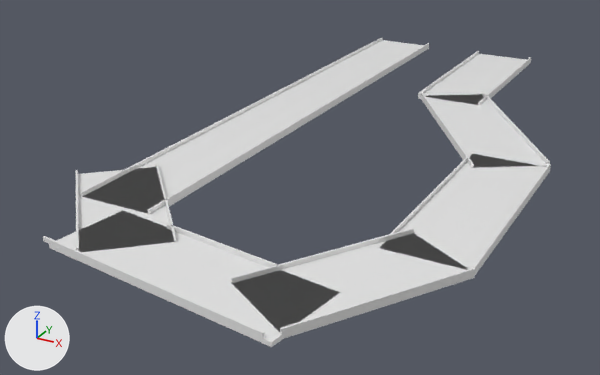
Renders of the Blender file Assets/Models/WorkFiles/road.blend from each side of a commit.
Rendered twice from a 50 mm lens placed at (96.0, -337.0, 159.0), pointed at (-118.0, 51.0, -36.0). The axes (+X, +Y, +Z) are drawn at lower left. The lights are the same throughout.

Objects in the first picture: 'rail.003', 'rail.004', 'rail.005', 'rail.006', 'rail2.003', 'rail2.004', 'road', 'road.001', 'road.002', 'road.003', 'road.004', 'road.005', 'road.006'.
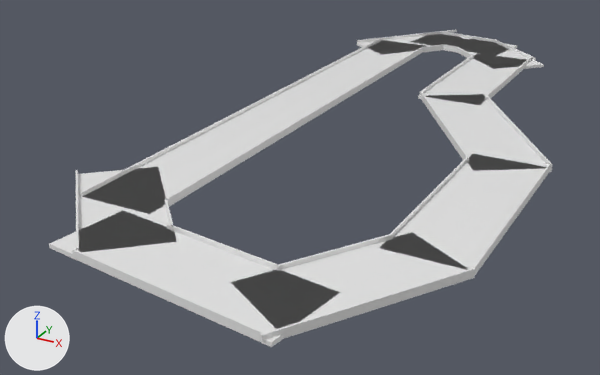
Patch to the scene script:
```diff
--- a/Assets/Models/WorkFiles/road.blend.py
+++ b/Assets/Models/WorkFiles/road.blend.py
@@ me_cube_005 @@
 me_cube_005.from_pydata(...)  # 8 vertices, 6 faces; spans x -1.0..1.0, y -1.0..1.0, z -1.0..1.0
 # used by ob_road_001; location = (-30.7, 102.0, 0.0); rotation_euler = (0.0, 0.0, 0.58), in degrees (0, 0, 33); scale = (20.0, 60.0, 1.0)
+# me_cube_005 part 1: the whole mesh is scaled about its middle by (1, 1.03, 1), then moved by (0.0, -0.03, 0.0)
 me_cube_005.materials.append(mat_material_005)
@@ me_cube_016 @@
 me_cube_016.from_pydata(...)  # 8 vertices, 6 faces; spans x -1.0..1.0, y -1.0..1.0, z -1.0..1.0
 # used by ob_rail_005; location = (-124.1, -64.4, 2.0); rotation_euler = (0.0, 0.0, 0.748), in degrees (0, 0, 43); scale = (0.5, 42.0, 1.0)
+# me_cube_016 part 2: the whole mesh is scaled about its middle by (1, 0.356, 1), then moved by (0.0, -0.41, 0.0)
 me_cube_016.materials.append(mat_material_001)
@@ me_cube_023 @@
 me_cube_023.from_pydata(...)  # 8 vertices, 6 faces; spans x -1.0..1.0, y -1.0..1.0, z -1.0..1.0
 # used by ob_rail2_003; location = (-35.2, -76.2, 2.0); rotation_euler = (0.0, 0.0, -0.551), in degrees (0, 0, -32); scale = (0.5, 42.0, 1.0)
+# me_cube_023 part 3: the whole mesh is scaled about its middle by (1, 0.64, 1), then moved by (0.0, 0.1, 0.0)
 me_cube_023.materials.append(mat_material_002)
@@ me_cube_019 @@
 me_cube_019.from_pydata(...)  # 8 vertices, 6 faces; spans x -1.0..1.0, y -1.0..1.0, z -1.0..1.0
 # used by ob_rail_006; location = (-85.6, -128.8, 2.0); rotation_euler = (0.0, 0.0, 4.568), in degrees (0, 0, 262); scale = (0.5, 58.4, 1.0)
+# me_cube_019 part 4: the whole mesh is scaled about its middle by (1, 0.839, 1), then moved by (0.0, 0.16, 0.0)
 me_cube_019.materials.append(mat_material_001)
@@ ob_rail2_009 @@
+ob_rail2_009 = bpy.data.objects.new('rail2.009', me_cube_029)  # a box spanning x -1.0..1.0, y -1.55..1.0, z -1.0..1.0; in mat_material_002 (white #e7e7e7)
+ob_rail2_009.location = (-99.0, 303.0, 2.0)
+ob_rail2_009.rotation_euler = (0.0, 0.0, 4.568)  # degrees (0, 0, 262)
+ob_rail2_009.scale = (0.497, 18.6, 1.0)
@@ ob_rail_009 @@
+ob_rail_009 = bpy.data.objects.new('rail.009', me_cube_028)  # a box spanning x -1.0..1.0, y -0.17..0.16, z -1.0..1.0; in mat_material_001 (white #e7e7e7)
+ob_rail_009.location = (-104.6, 265.0, 2.0)
+ob_rail_009.rotation_euler = (0.0, 0.0, 4.568)  # degrees (0, 0, 262)
+ob_rail_009.scale = (0.497, 36.2, 1.0)
@@ ob_road_009 @@
+ob_road_009 = bpy.data.objects.new('road.009', me_cube_027)  # a box spanning x -1.0..1.0, y -1.0..1.0, z -1.0..1.0; in mat_material (white #e7e7e7)
+ob_road_009.location = (-100.6, 283.7, 0.0)
+ob_road_009.rotation_euler = (0.0, 0.0, 4.568)  # degrees (0, 0, 262)
+ob_road_009.scale = (19.9, 36.2, 1.0)
@@ ob_rail2_008 @@
+ob_rail2_008 = bpy.data.objects.new('rail2.008', me_cube_026)  # a box spanning x -1.0..1.0, y -0.29..0.18, z -1.0..1.0; in mat_material_002 (white #e7e7e7)
+ob_rail2_008.location = (-117.5, 256.0, 2.0)
+ob_rail2_008.rotation_euler = (0.0, 0.0, -3.798)  # degrees (0, 0, -218)
+ob_rail2_008.scale = (0.5, 42.0, 1.0)
@@ ob_rail_008 @@
+ob_rail_008 = bpy.data.objects.new('rail.008', me_cube_025)  # a box spanning x -1.0..1.0, y -1.17..1.0, z -1.0..1.0; in mat_material_001 (white #e7e7e7)
+ob_rail_008.location = (-148.3, 279.7, 2.0)
+ob_rail_008.rotation_euler = (0.0, 0.0, -3.798)  # degrees (0, 0, -218)
+ob_rail_008.scale = (0.5, 42.0, 1.0)
@@ ob_road_008 @@
+ob_road_008 = bpy.data.objects.new('road.008', me_cube_024)  # a box spanning x -1.0..1.0, y -1.0..1.0, z -1.0..1.0; in mat_material (white #e7e7e7)
+ob_road_008.location = (-132.9, 267.9, 0.0)
+ob_road_008.rotation_euler = (0.0, 0.0, -3.798)  # degrees (0, 0, -218)
+ob_road_008.scale = (20.0, 42.0, 1.0)
@@ ob_rail2_007 @@
+ob_rail2_007 = bpy.data.objects.new('rail2.007', me_cube_011)  # a box spanning x -1.0..1.0, y -0.65..0.74, z -1.0..1.0; in mat_material_002 (white #e7e7e7)
+ob_rail2_007.location = (-61.2, 281.8, 2.0)
+ob_rail2_007.rotation_euler = (0.0, 0.0, -2.34)  # degrees (0, 0, -134)
+ob_rail2_007.scale = (0.5, 42.0, 1.0)
@@ ob_rail_007 @@
+ob_rail_007 = bpy.data.objects.new('rail.007', me_cube_010)  # a box spanning x -1.0..1.0, y -0.37..0.26, z -1.0..1.0; in mat_material_001 (white #e7e7e7)
+ob_rail_007.location = (-88.3, 253.9, 2.0)
+ob_rail_007.rotation_euler = (0.0, 0.0, -2.34)  # degrees (0, 0, -134)
+ob_rail_007.scale = (0.5, 42.0, 1.0)
@@ ob_road_007 @@
+ob_road_007 = bpy.data.objects.new('road.007', me_cube_009)  # a box spanning x -1.0..1.0, y -1.0..1.0, z -1.0..1.0; in mat_material (white #e7e7e7)
+ob_road_007.location = (-74.8, 267.9, 0.0)
+ob_road_007.rotation_euler = (0.0, 0.0, -2.34)  # degrees (0, 0, -134)
+ob_road_007.scale = (20.0, 42.0, 1.0)
```

Changed parts and their boxes (x1, y1, x2, y2) in the pictures (600 x 375 px; the box of a moved part takes in the faces that stretch with it):
'road.001', mesh rescaled: before (421, 94, 547, 168); after (421, 94, 552, 172)
'rail.006', mesh rescaled (13% narrower, 14% shorter): before (43, 236, 265, 338); after (73, 249, 265, 337)
'road.007', added: after (442, 39, 544, 69)
'rail2.003', mesh rescaled (37% narrower, 32% shorter): before (231, 228, 414, 283); after (278, 234, 393, 271)
'road.008', added: after (357, 34, 476, 55)
'road.009', added: after (414, 34, 517, 56)
'rail.008', added: after (357, 30, 457, 43)
'rail.005', mesh rescaled (55% narrower, 57% shorter): before (156, 163, 177, 242); after (165, 198, 174, 231)
'rail2.009', added: after (441, 31, 495, 42)
'rail2.007', added: after (495, 39, 536, 61)
'rail2.008', added: after (423, 45, 444, 50)
'rail.007', added: after (456, 47, 474, 58)
'rail.009', added: after (443, 44, 457, 49)
part 4 of me_cube_019, moved or reshaped: before (43, 236, 264, 338); after (73, 249, 264, 337)
